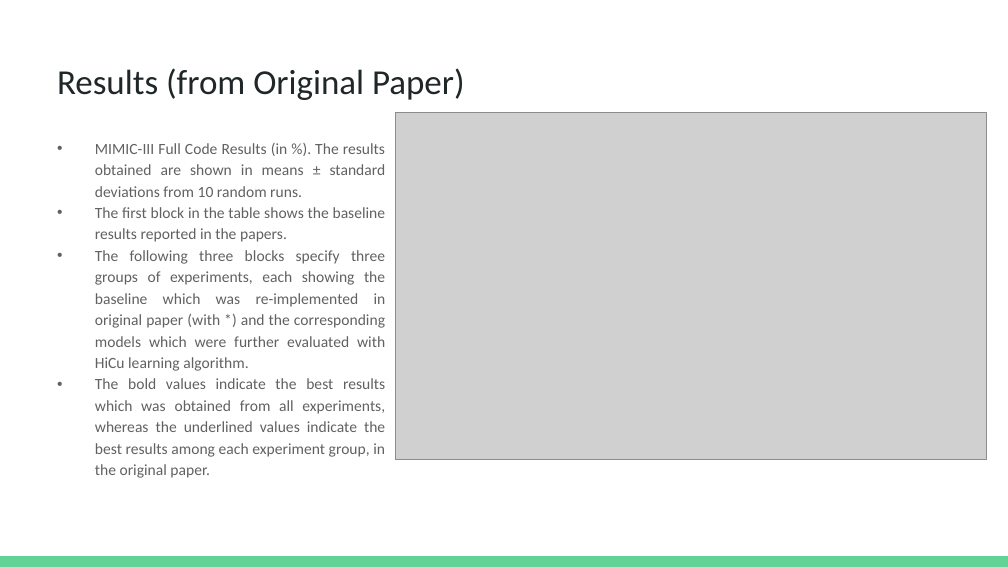
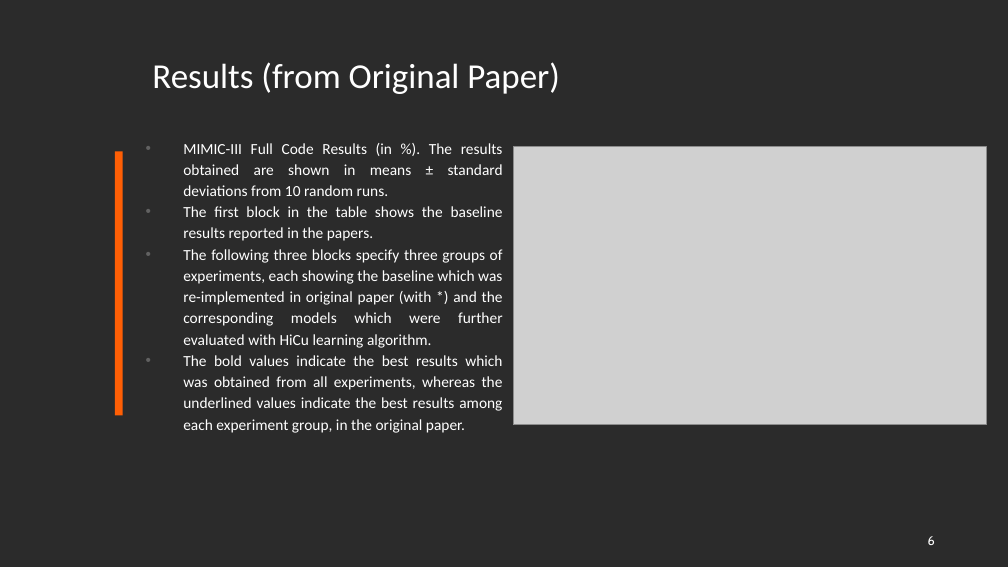
Before and after one commit to dbiswas0605/MCS-DS-CS598-DLH-HiCu, a slide deck: slide 6 of Presentation/CS598 DL4H Project Presentation.pptx. Drawn at 1008x567 pixels with LibreOffice and Linux fonts; fonts in the diff are those of the drawing; grey boxes stand for pictures; background and template pictures are left out; a plain dark background stands for a picture behind light text. Boxes give left, top, right and bottom in pixels: in the first picture for what was removed or moved away, otherwise in the second. Text is boxed around its words. In the diff, an @@ line names an element or a change of style, - is before the commit and + after.

```diff
--- a/Presentation/CS598 DL4H Project Presentation.pptx
+++ b/Presentation/CS598 DL4H Project Presentation.pptx
@@ background #FFFFFF to picture (left out) @@
@@ title "Results (from Original Paper)": place and size @@
-title "Results (from Original Paper)" at [57,68,465,100]
+title "Results (from Original Paper)" at [152,62,560,94]
@@ title "Results (from Original Paper)" at [152,62,560,94]: text colour #202729 to #FFFFFF @@
@@ text "MIMIC-III Full Code Results (in ...": place and size @@
-text "MIMIC-III Full Code Results (in ..." at [95,143,386,478]
+text "MIMIC-III Full Code Results (in ..." at [183,143,503,433]
@@ text "MIMIC-III Full Code Results (in ..." at [183,143,503,433]: size 11.1 to 11 pt, text colour #616161 to #FFFFFF @@
@@ picture: place and size @@
-picture at [395,112,986,460]
+picture at [513,147,986,425]
@@ rectangle added at [115,151,123,415], fill #FF5F05 @@
@@ page number added at [928,536,935,545], 9 pt, text #FFFFFF @@
+6
@@ rectangle removed at [0,556,1008,567] @@
```
Also in this commit, not shown: 13 other slides changed, 1 slide added, 1 other file.
